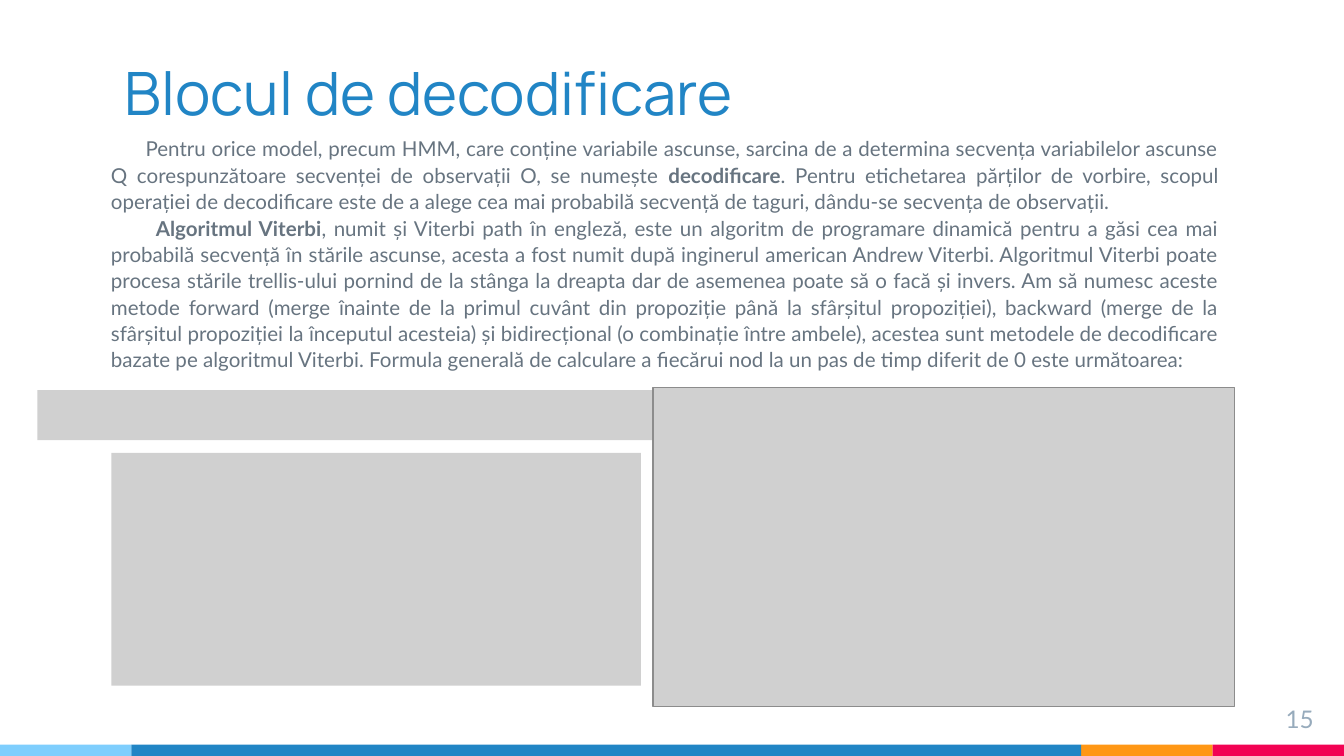
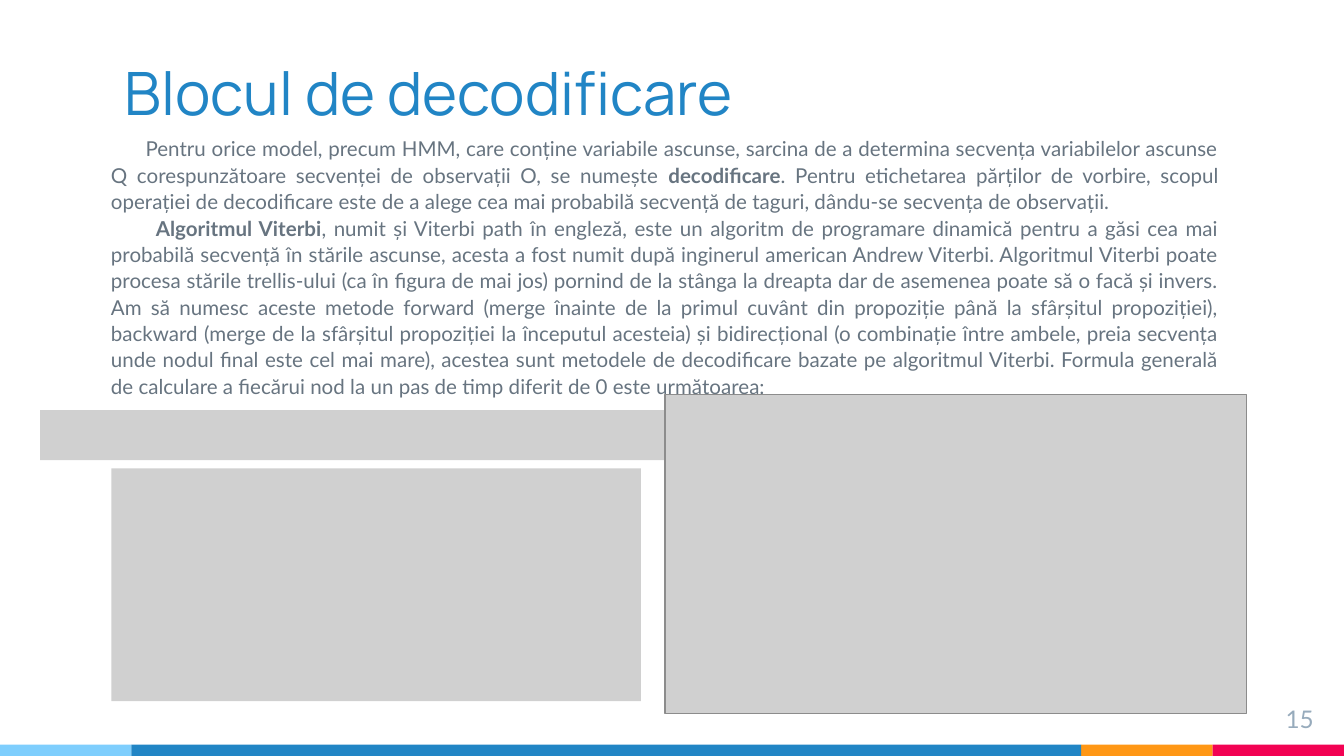
Before and after one commit to ST4NSB/part-of-speech-tagging, a slide deck: slide 15 of docs/pos_tagging_prezentare.pptx. Drawn at 1344x756 pixels with LibreOffice and Linux fonts; fonts in the diff are those of the drawing; grey boxes stand for pictures. Boxes give left, top, right and bottom in pixels: in the first picture for what was removed or moved away, otherwise in the second. Text is boxed around its words. In the diff, an @@ line names an element or a change of style, - is before the commit and + after.

```diff
--- a/docs/pos_tagging_prezentare.pptx
+++ b/docs/pos_tagging_prezentare.pptx
@@ text at (111,220,1218,399): text changed @@
-Algoritmul Viterbi, numit și Viterbi path în engleză, este un algoritm de programare dinamică pentru a găsi cea mai probabilă secvență în stările ascunse, acesta a fost numit după inginerul american Andrew Viterbi. Algoritmul Viterbi poate procesa stările trellis-ului pornind de la stânga la dreapta dar de asemenea poate să o facă și invers. Am să numesc aceste metode forward (merge înainte de la primul cuvânt din propoziție până la sfârșitul propoziției), backward (merge de la sfârșitul propoziției la începutul acesteia) și bidirecțional (o combinație între ambele), acestea sunt metodele de decodificare bazate pe algoritmul Viterbi. Formula generală de calculare a fiecărui nod la un pas de timp diferit de 0 este următoarea:
+Algoritmul Viterbi, numit și Viterbi path în engleză, este un algoritm de programare dinamică pentru a găsi cea mai probabilă secvență în stările ascunse, acesta a fost numit după inginerul american Andrew Viterbi. Algoritmul Viterbi poate procesa stările trellis-ului (ca în figura de mai jos) pornind de la stânga la dreapta dar de asemenea poate să o facă și invers. Am să numesc aceste metode forward (merge înainte de la primul cuvânt din propoziție până la sfârșitul propoziției), backward (merge de la sfârșitul propoziției la începutul acesteia) și bidirecțional (o combinație între ambele, preia secvența unde nodul final este cel mai mare), acestea sunt metodele de decodificare bazate pe algoritmul Viterbi. Formula generală de calculare a fiecărui nod la un pas de timp diferit de 0 este următoarea:
@@ picture: place and size @@
-picture at (38,390,710,439)
+picture at (40,410,712,460)
@@ picture: place and size @@
-picture at (653,387,1235,706)
+picture at (665,395,1247,714)
@@ picture: place and size @@
-picture at (112,453,641,685)
+picture at (112,469,641,702)
```
Also in this commit, not shown: 5 other slides changed, 1 other file.
